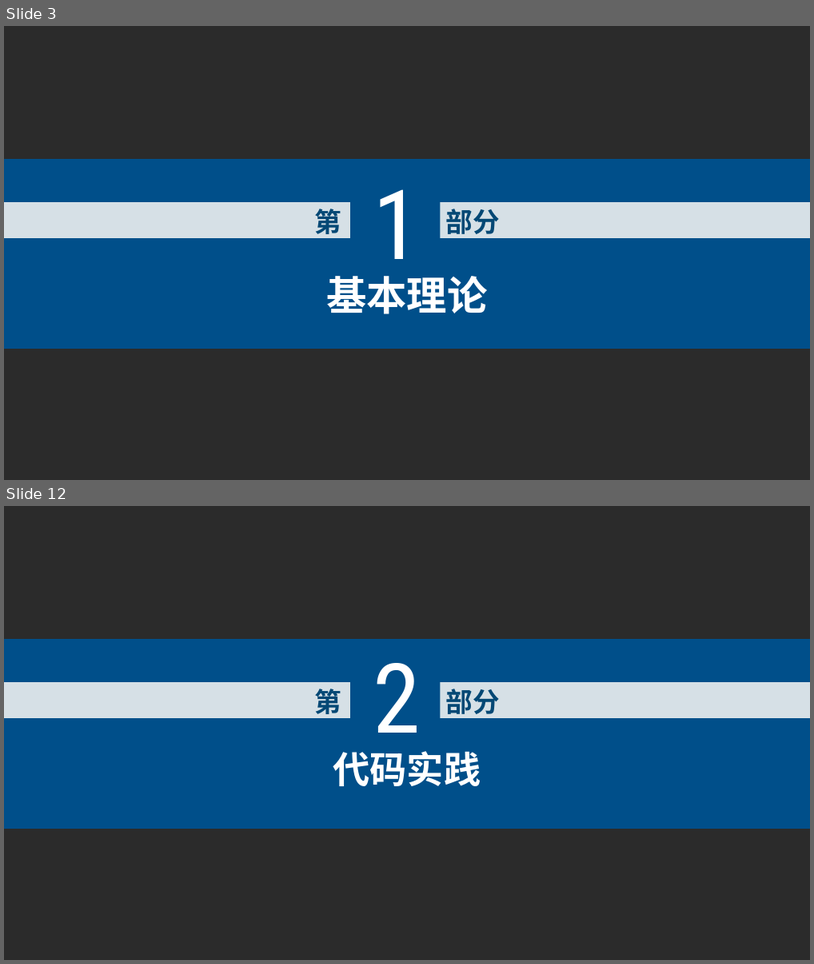
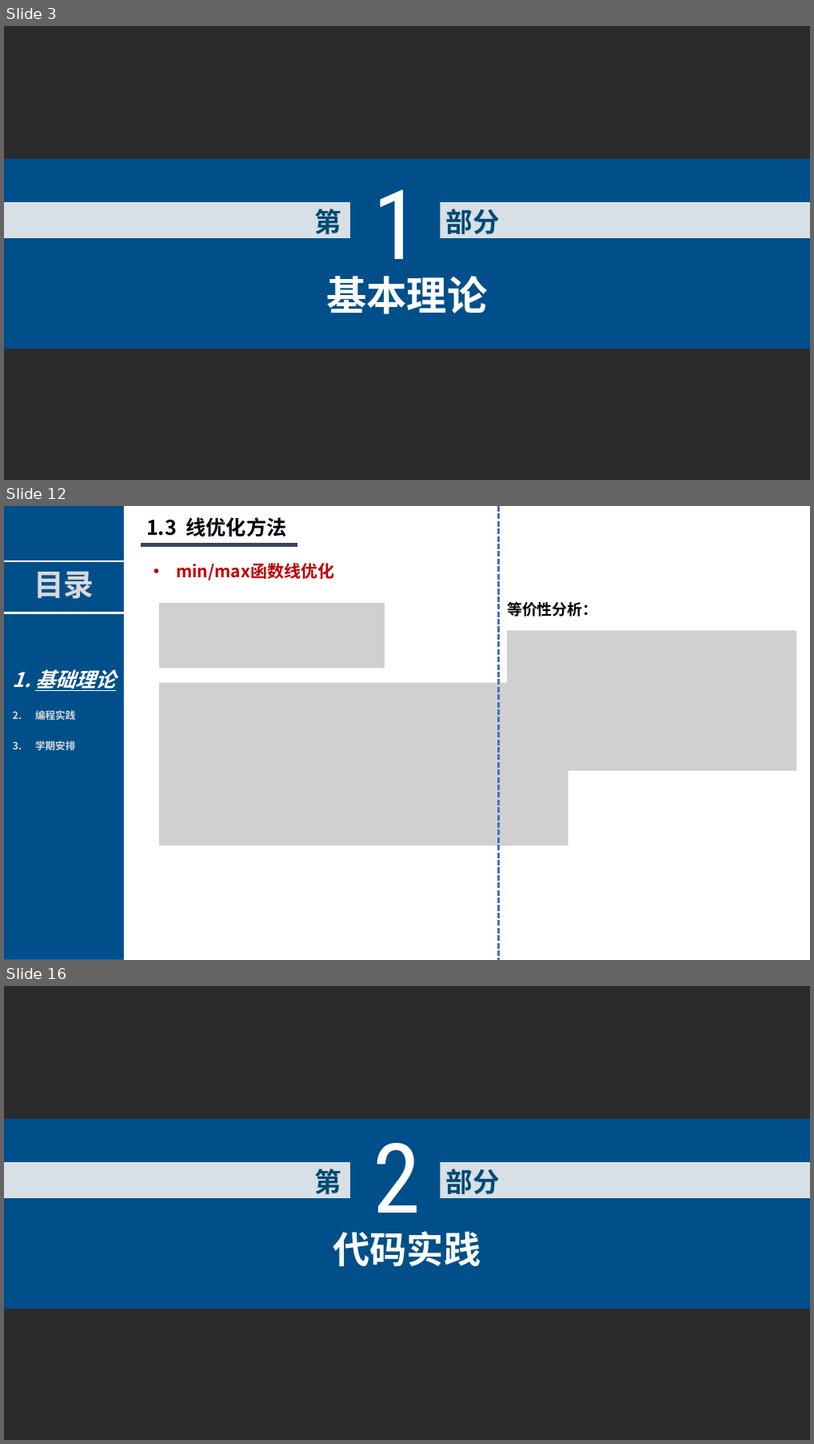
Before and after one commit to cancanword-newnew/daily_learning_notes, a slide deck: operations_Research/运筹优化汇报.pptx. Shown one above the other, each under a label of ours: slides 3 and 12 before the commit, slides 3, 12 and 16 after it; the slides between them are not shown. The pictures are 814x964 and 814x1444 pixels, drawn with LibreOffice and Linux fonts; fonts in the diff are those of the drawing; grey boxes stand for pictures; background and template pictures are left out; a plain dark background stands for a picture behind light text. Boxes give left, top, right and bottom in pixels: in the first picture for what was removed or moved away, otherwise in the second. Text is boxed around its words. In the diff, an @@ line names an element or a change of style, - is before the commit and + after.

```diff
--- a/operations_Research/运筹优化汇报.pptx
+++ b/operations_Research/运筹优化汇报.pptx
@@ slide 12 added at bbox=[4, 506, 810, 960], background picture (left out) @@
@@ rectangle added at bbox=[4, 506, 122, 576], fill #394659 @@
@@ rectangle added at bbox=[4, 506, 124, 960], fill #004F8A, outline #0070C0 1 pt @@
@@ text added at bbox=[146, 517, 286, 537], 24 pt, text #000000, bold @@
+1.3 线优化方法
@@ line added from (499, 506) to (499, 960), #4472C4 2.25 pt dashed @@
@@ line added from (141, 544) to (298, 544), #394659 4.5 pt @@
@@ rectangle added at bbox=[4, 576, 122, 960], fill #4B5C75 @@
@@ line added from (4, 561) to (124, 561), #FFFFFF 2 pt @@
@@ text added at bbox=[34, 571, 94, 599], 36 pt, text #D9D9D9, bold @@
+目录
@@ text added at bbox=[176, 563, 334, 580], 20 pt, text #C00000, bold @@
+• min/max函数线优化
@@ line added from (4, 613) to (124, 613), #FFFFFF 2 pt @@
@@ picture added at bbox=[159, 603, 385, 668] @@
@@ text added at bbox=[507, 602, 598, 616], 18 pt, text #000000, bold @@
+等价性分析：
@@ picture added at bbox=[507, 631, 797, 771] @@
@@ text added at bbox=[35, 669, 116, 750], 12 pt, text #D9D9D9, bold @@
+1. 基础理论
+2. 编程实践
+3. 学期安排
@@ picture added at bbox=[159, 683, 569, 845] @@
@@ what was slide 12 is now slide 16 @@
```
Also in this commit, not shown: 12 slides changed, 4 other slides added, 1 slide removed, 1 other file.
